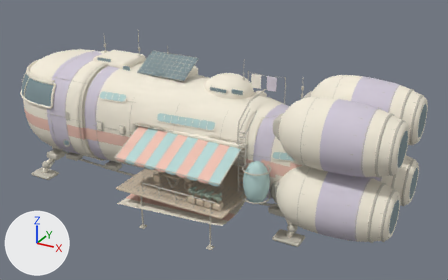
The Blender file references/The Travellers Ship/redesign/rounded-caravan-a/playable-caravan.blend as it was, and as the next commit left it.
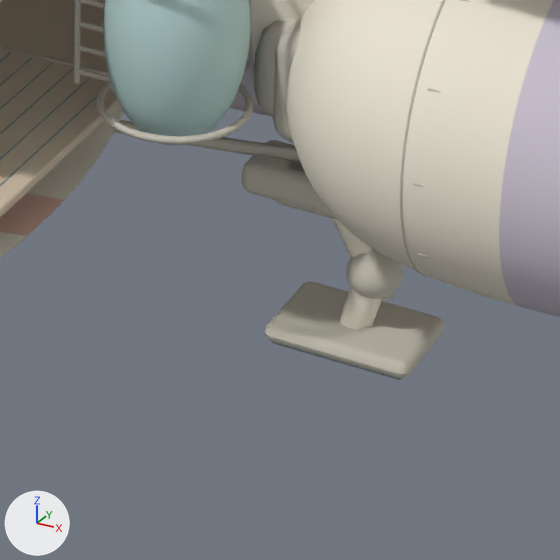
The first picture shows the older version from a 50 mm camera at (28.6, -46.4, 29.8) aimed at (3.1, 0.1, 6.5). The close-ups show the older and then the newer version on the part from 50% to 73% of the width and 63% to 100% of the height of that picture. Only the edits that show in the close-ups are written down. The lights are fixed; the arrows at lower left show +X, +Y and +Z.

Objects in the first close-up: 'booster-starboard-lower surfaces', 'hull surfaces', 'landing-foot-2 surfaces', 'porch-panel surfaces', 'roof-ladder surfaces', 'water-tank surfaces'.
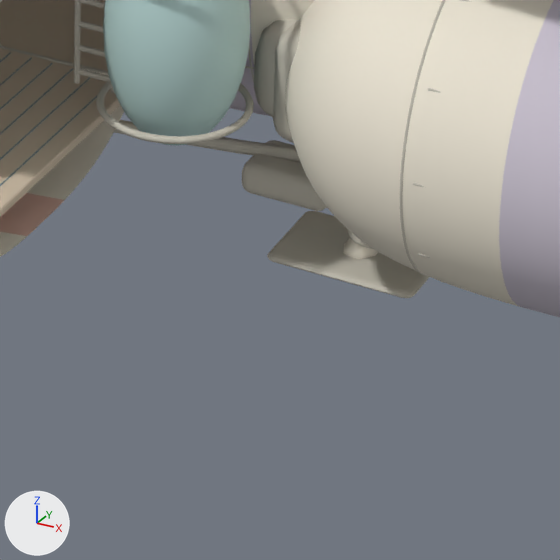
Where the newer file only moved an object's origin or applied its transform, the numbers keep the older frame.

What differs and where, as boxes [x1, y1, x2, y2] in the close-ups (560 x 560 px; the box of a moved part takes in the faces that stretch with it):
'landing-foot-2 surfaces', reshaped: before [264, 161, 445, 380]; after [267, 201, 429, 298]
part 1 of me_cube_105, moved or reshaped: before [264, 282, 445, 379]; after [267, 211, 429, 298]
part 2 of me_cube_105, moved or reshaped (mostly hidden afterwards): before [275, 161, 338, 220]; after [322, 201, 327, 208]
part 3 of me_cube_105, added (mostly hidden): after [348, 230, 373, 249]
part 4 of me_cube_105, moved or reshaped (not visible afterwards): before [382, 293, 395, 301]
part 5 of me_cube_105, moved or reshaped: before [340, 287, 382, 330]; after [343, 238, 378, 259]
part 6 of me_cube_105, moved or reshaped (not visible afterwards): before [272, 342, 402, 380]
part 7 of me_cube_105, deleted: before [346, 249, 403, 299]
part 8 of me_cube_105, moved or reshaped (not visible afterwards): before [332, 219, 373, 258]

The change, as a diff of the scene's bpy script:
```diff
--- a/references/The Travellers Ship/redesign/rounded-caravan-a/playable-caravan.blend.py
+++ b/references/The Travellers Ship/redesign/rounded-caravan-a/playable-caravan.blend.py
@@ me_cube_105 @@
 # used by ob_landing_foot_2_surfaces; parent = ob_landing_foot_2; location = (11.25, -3.09, 0.93)
-me_cube_105.from_pydata(...)  # 806 vertices, 824 faces; spans x -1.5..1.25, y -0.85..1.19, z -0.21..2.6
+me_cube_105.from_pydata(...)  # 806 vertices, 824 faces; spans x -1.5..1.25, y -0.85..1.19, z 1.32..2.4
+# me_cube_105 part 1: the loose piece of 96 vertices spanning x -1.25..1.25, y -0.85..0.85, z -0.16..0.16 is scaled about its middle by (1, 1, 0.385), then moved by (0.0, 0.0, 1.4)
+# me_cube_105 part 2: the loose piece of 96 vertices spanning x -1.5..0.0, y -0.21..1.19, z 1.94..2.6 is scaled about its middle by (1, 1, 0.385)
+# me_cube_105 part 3: a new loose piece, a UV sphere (32 segments, 16 rings, poles along z) spanning x -0.2..0.7, y -0.35..0.55, z 1.65..1.96, in mat_metal (light grey #c9c4b7)
+# me_cube_105 part 4: the loose piece of 12 vertices spanning x -0.51..0.61, y -0.01..0.6, z 0.62..2.42 is scaled about its middle by (1, 1, 0.385), then moved by (0.0, 0.0, 0.46)
+# me_cube_105 part 5: the loose piece of 12 vertices spanning x -0.27..0.52, y -0.26..0.36, z 0.05..1.14 is scaled about its middle by (1, 1, 0.385), then moved by (0.0, 0.0, 1.03)
+# me_cube_105 part 6: the loose piece of 96 vertices spanning x -1.12..1.12, y -0.75..0.75, z -0.21..-0.09 is scaled about its middle by (1, 1, 0.385), then moved by (0.0, 0.0, 1.49)
+# me_cube_105 part 7: the loose piece of 482 vertices spanning x -0.2..0.7, y -0.35..0.55, z 0.67..1.47 is deleted
+# me_cube_105 part 8: 10 vertices removed from x -0.95..0.45, y -0.13..0.67, z 0.93..2.41; 10 vertices added at x -0.95..0.45, y -0.13..0.67, z 1.75..2.33
 me_cube_105.materials.append(mat_metal)
```
